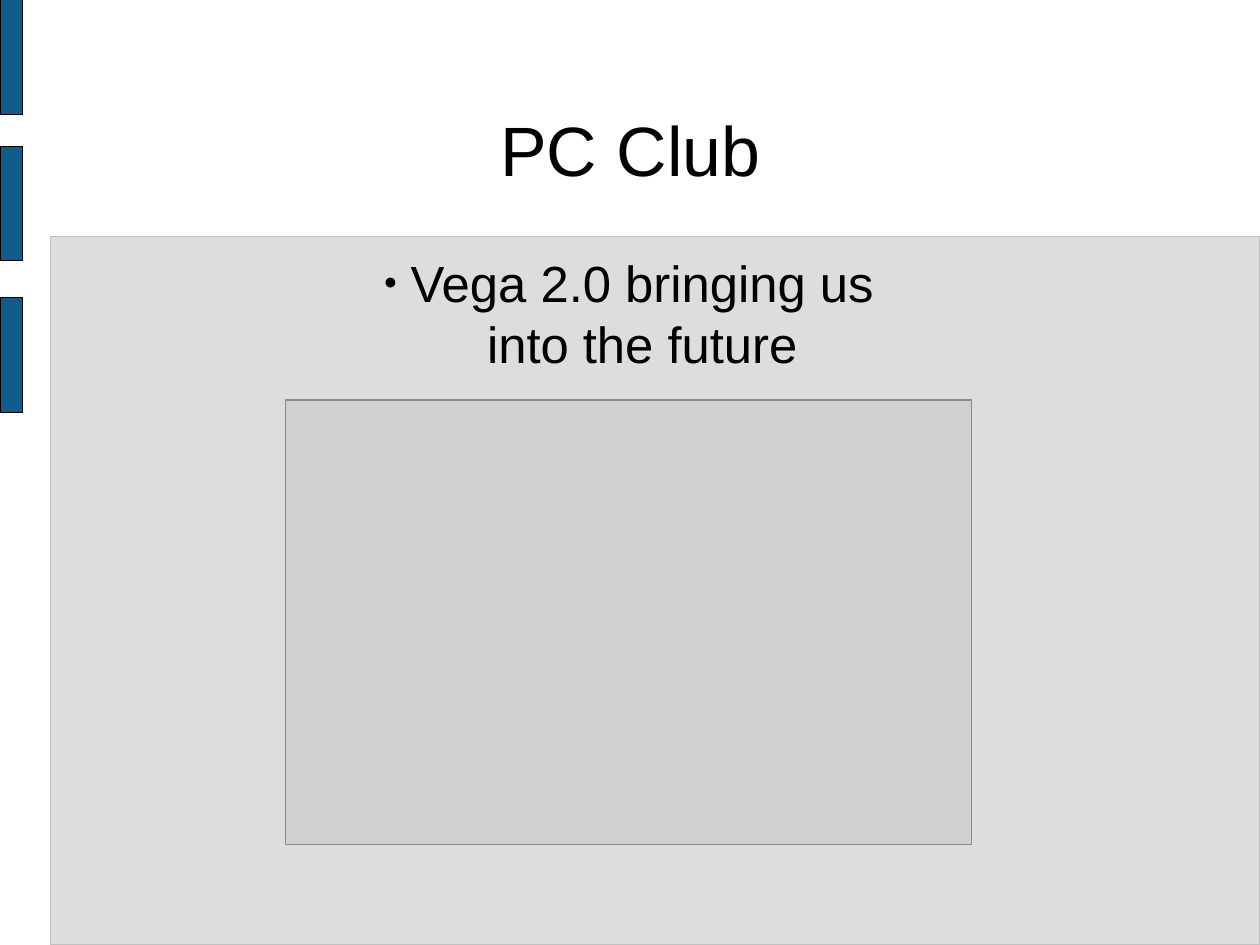
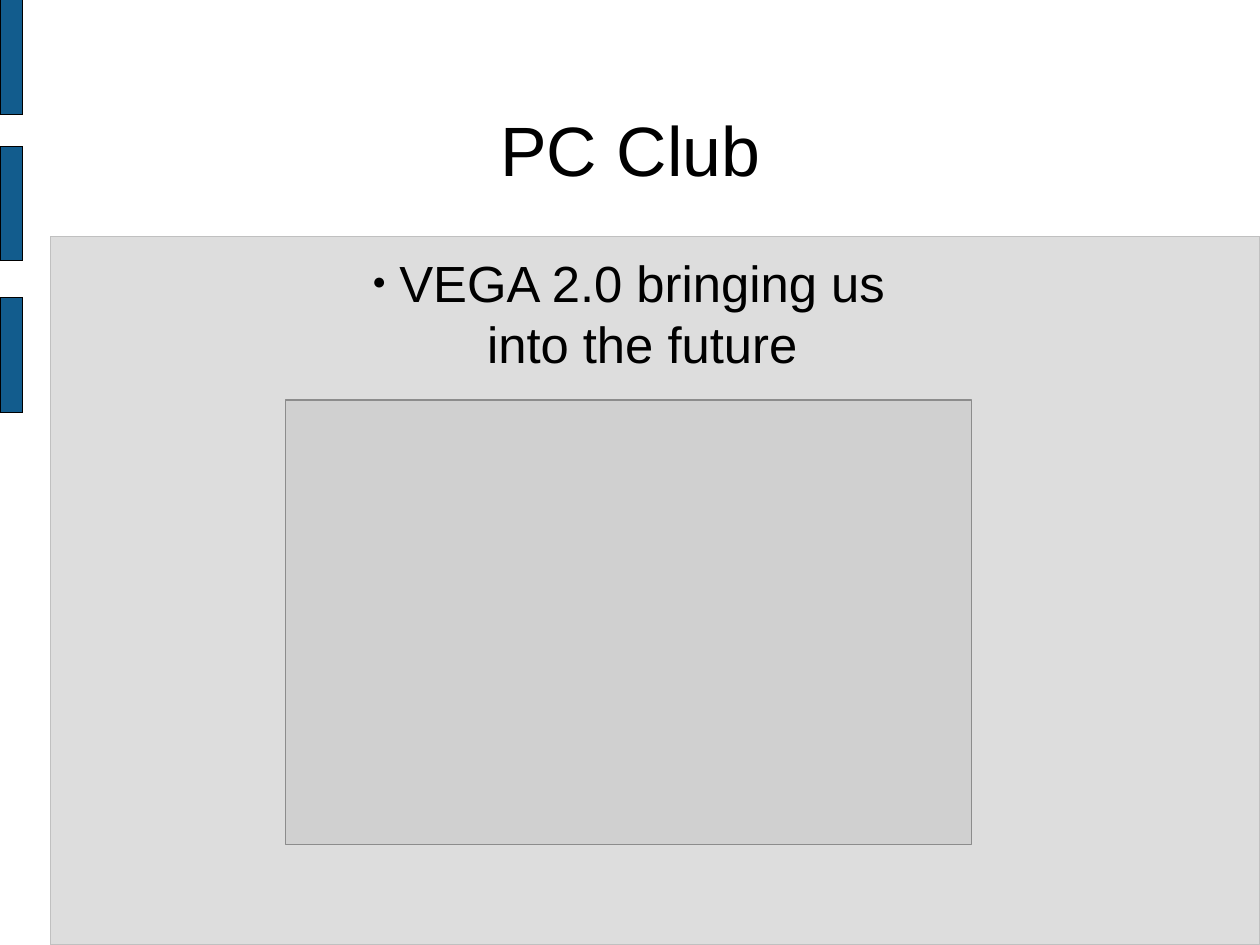
Before and after one commit to wgrand08/tether, a slide deck: slide 1 of trunk/schoolwork/final_presentation.odp. Drawn at 1260x945 pixels with LibreOffice and Linux fonts; fonts in the diff are those of the drawing; grey boxes stand for pictures. Boxes give left, top, right and bottom in pixels: in the first picture for what was removed or moved away, otherwise in the second. Text is boxed around its words. In the diff, an @@ line names an element or a change of style, - is before the commit and + after.

```diff
--- a/trunk/schoolwork/final_presentation.odp
+++ b/trunk/schoolwork/final_presentation.odp
@@ subtitle at <box>399,265,885,364</box>: text changed @@
-  ● Vega 2.0 bringing us into the future
+  ● VEGA 2.0 bringing us into the future
```
Also in this commit, not shown: 4 other slides changed, 7 slides added, 2 slides removed, 1 other file.
